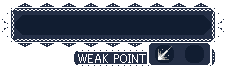
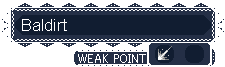
Layers edited between the first and the second (225, 67) image:
renamed "Pasted Layer" to "Baldirt", showed it, moved it above "BG", painted on it over [22, 19, 67, 31]
